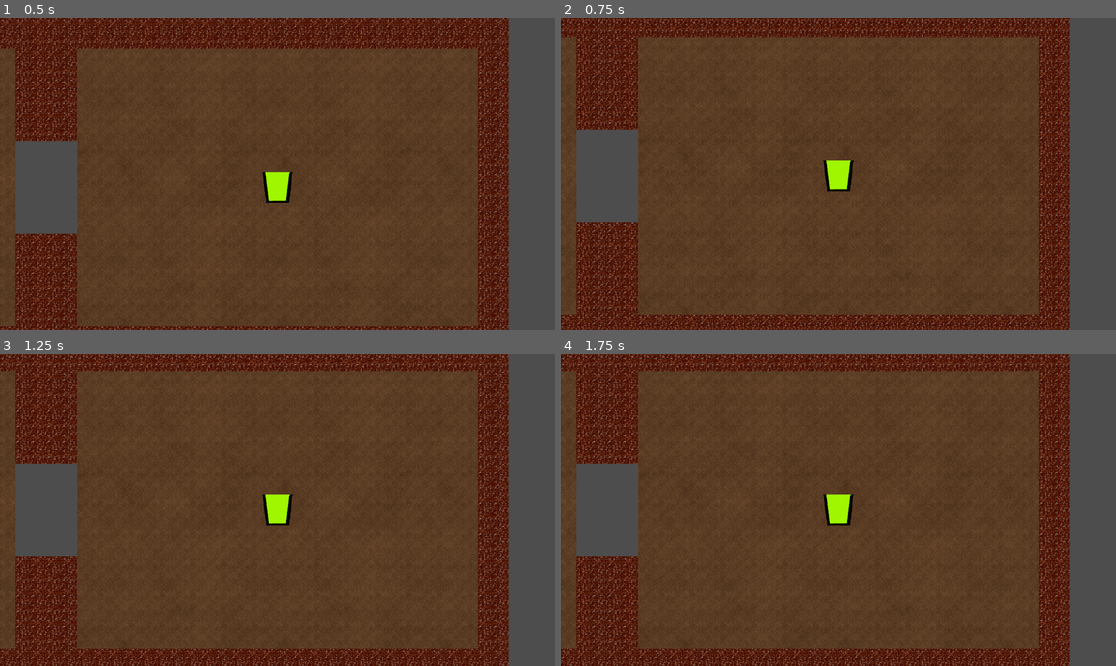
Above: before the commit, frames 1-4 (two rows, left to right).
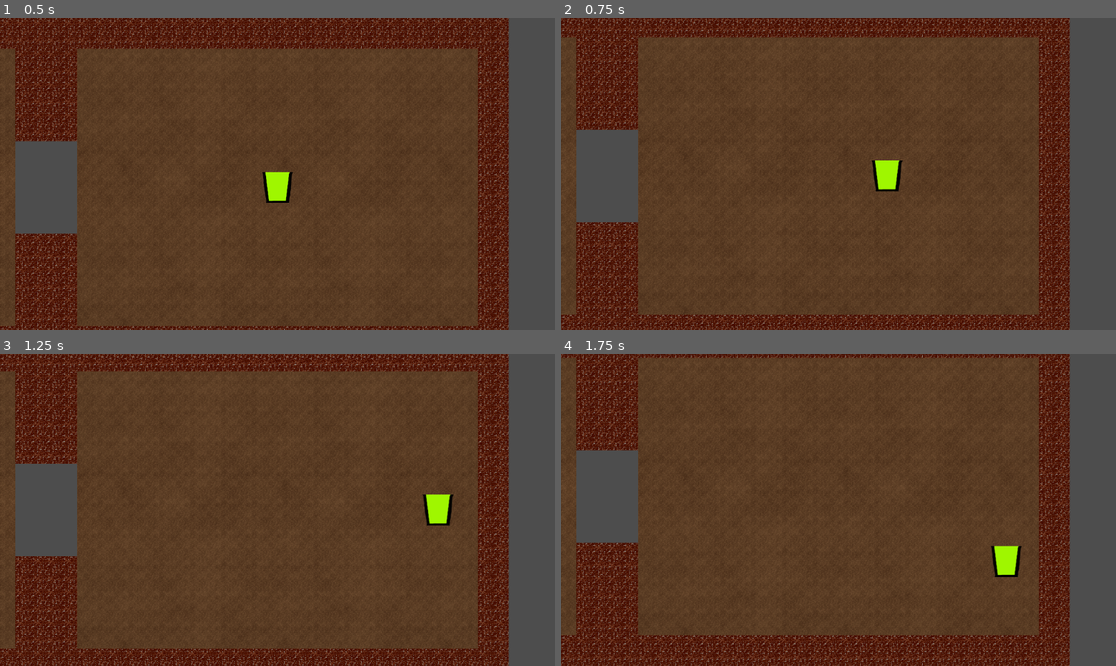
Above: after the commit, the same moments.

Repository: lazerbeam-dev/game-jam-game-repo-7drl
Game: Godot game, scene res://scenes/world.tscn
Two runs of this game, one before a commit and one after it. Both use one fixed random seed, a clock stepped at 60 frames per second and the inputs below. Before the commit the project has no main scene; this scene is started directly in both runs.
Inputs:
- Up to frame 1 (0.5 s): no input
- Up to frame 2 (0.75 s): tap Enter at 0.5 s; hold D (move_right, bound only after the commit) from 0.53 s (still down); tap Space (dodge_roll, bound only after the commit) at 0.6 s
- Up to frame 3 (1.25 s): keep holding D (move_right, bound only after the commit)
- Up to frame 4 (1.75 s): release D (move_right, bound only after the commit) at 1.28 s; hold S (move_down, bound only after the commit) from 1.28 s (still down); tap Space (dodge_roll, bound only after the commit) at 1.35 s

Frame 1 is identical in both runs. In frame 2, 1.0% of the frame differs, in the area x 47-62%, y 45-56%; in frame 3, 1.0%; in frame 4, 13%, in the area x 0-92%, y 0-100%.

Commit message:
movement commands added

Diff:
--- a/project.godot
+++ b/project.godot
@@ -11,5 +11,34 @@
 [application]
 
 config/name="7DRL_RenegadeLemonade"
+run/main_scene="uid://b3fja0ejmm1h0"
 config/features=PackedStringArray("4.5", "Forward Plus")
 config/icon="res://icon.svg"
+
+[input]
+
+move_left={
+"deadzone": 0.5,
+"events": [Object(InputEventKey,"resource_local_to_scene":false,"resource_name":"","device":-1,"window_id":0,"alt_pressed":false,"shift_pressed":false,"ctrl_pressed":false,"meta_pressed":false,"pressed":false,"keycode":0,"physical_keycode":65,"key_label":0,"unicode":97,"location":0,"echo":false,"script":null)
+]
+}
+move_right={
+"deadzone": 0.5,
+"events": [Object(InputEventKey,"resource_local_to_scene":false,"resource_name":"","device":-1,"window_id":0,"alt_pressed":false,"shift_pressed":false,"ctrl_pressed":false,"meta_pressed":false,"pressed":false,"keycode":0,"physical_keycode":68,"key_label":0,"unicode":100,"location":0,"echo":false,"script":null)
+]
+}
+move_up={
+"deadzone": 0.5,
+"events": [Object(InputEventKey,"resource_local_to_scene":false,"resource_name":"","device":-1,"window_id":0,"alt_pressed":false,"shift_pressed":false,"ctrl_pressed":false,"meta_pressed":false,"pressed":false,"keycode":0,"physical_keycode":87,"key_label":0,"unicode":119,"location":0,"echo":false,"script":null)
+]
+}
+move_down={
+"deadzone": 0.5,
+"events": [Object(InputEventKey,"resource_local_to_scene":false,"resource_name":"","device":-1,"window_id":0,"alt_pressed":false,"shift_pressed":false,"ctrl_pressed":false,"meta_pressed":false,"pressed":false,"keycode":0,"physical_keycode":83,"key_label":0,"unicode":115,"location":0,"echo":false,"script":null)
+]
+}
+dodge_roll={
+"deadzone": 0.5,
+"events": [Object(InputEventKey,"resource_local_to_scene":false,"resource_name":"","device":-1,"window_id":0,"alt_pressed":false,"shift_pressed":false,"ctrl_pressed":false,"meta_pressed":false,"pressed":false,"keycode":0,"physical_keycode":32,"key_label":0,"unicode":32,"location":0,"echo":false,"script":null)
+]
+}
